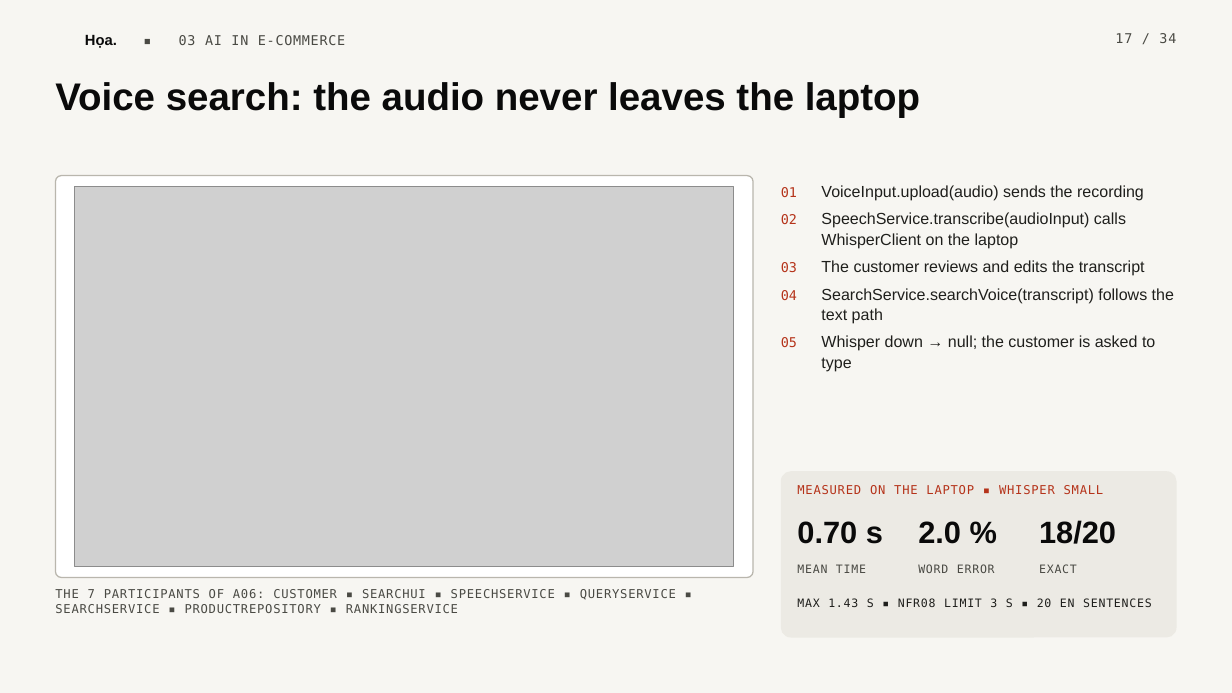
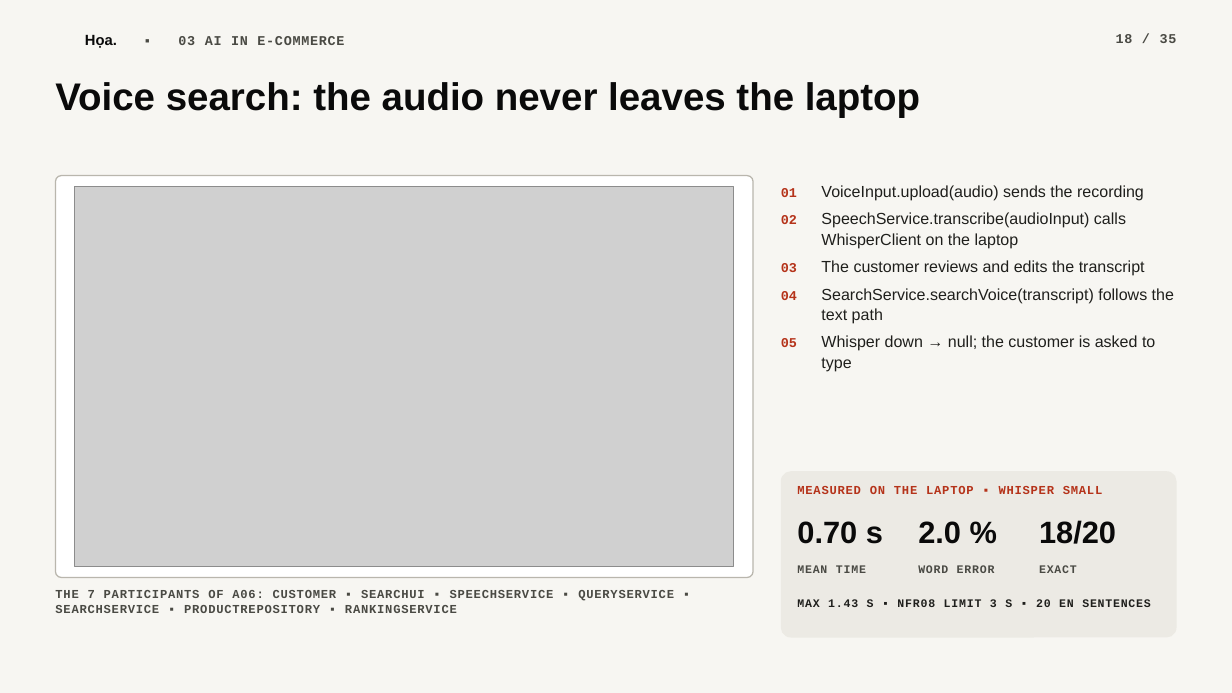
Before and after one commit to scalliontor/Hoa, a slide deck: slide 18 of slides/thuyettrinh_Hoa.pptx (slide 17 before the commit). Drawn at 1232x693 pixels with LibreOffice and Linux fonts; fonts in the diff are those of the drawing; grey boxes stand for pictures; background and template pictures are left out. Boxes give left, top, right and bottom in pixels: in the first picture for what was removed or moved away, otherwise in the second. Text is boxed around its words. In the diff, an @@ line names an element or a change of style, - is before the commit and + after.

```diff
--- a/slides/thuyettrinh_Hoa.pptx
+++ b/slides/thuyettrinh_Hoa.pptx
@@ text "Họa. ▪ 03 AI IN ..." at [85, 35, 344, 48]: font DejaVu Sans Mono to Courier New, bold on in "▪ 03 AI IN E-COMMERCE" @@
@@ text at [1116, 34, 1177, 43]: text changed; font DejaVu Sans Mono to Courier New; bold on @@
-17 / 34
+18 / 35
@@ text "01 VoiceInput.upload(audio) sends the recording" at [781, 185, 1174, 372]: font DejaVu Sans Mono to Courier New, bold on in "01", "02", "03", "04" and 1 more places @@
@@ font DejaVu Sans Mono to Courier New, bold on in 6 elements at [55, 590, 674, 613], [797, 486, 1102, 494], [797, 565, 866, 573], [918, 565, 995, 573], [1039, 565, 1077, 573], [797, 599, 1151, 607] @@
```
Also in this commit, not shown: 33 other slides changed, 1 slide added, 9 other files.
